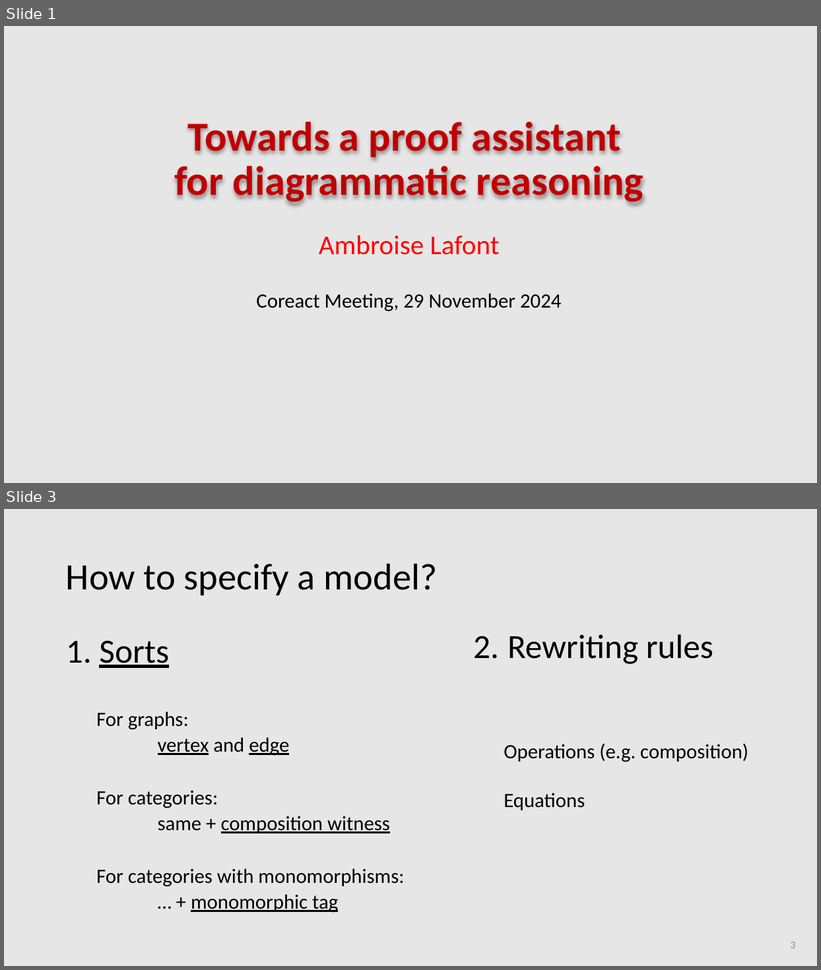
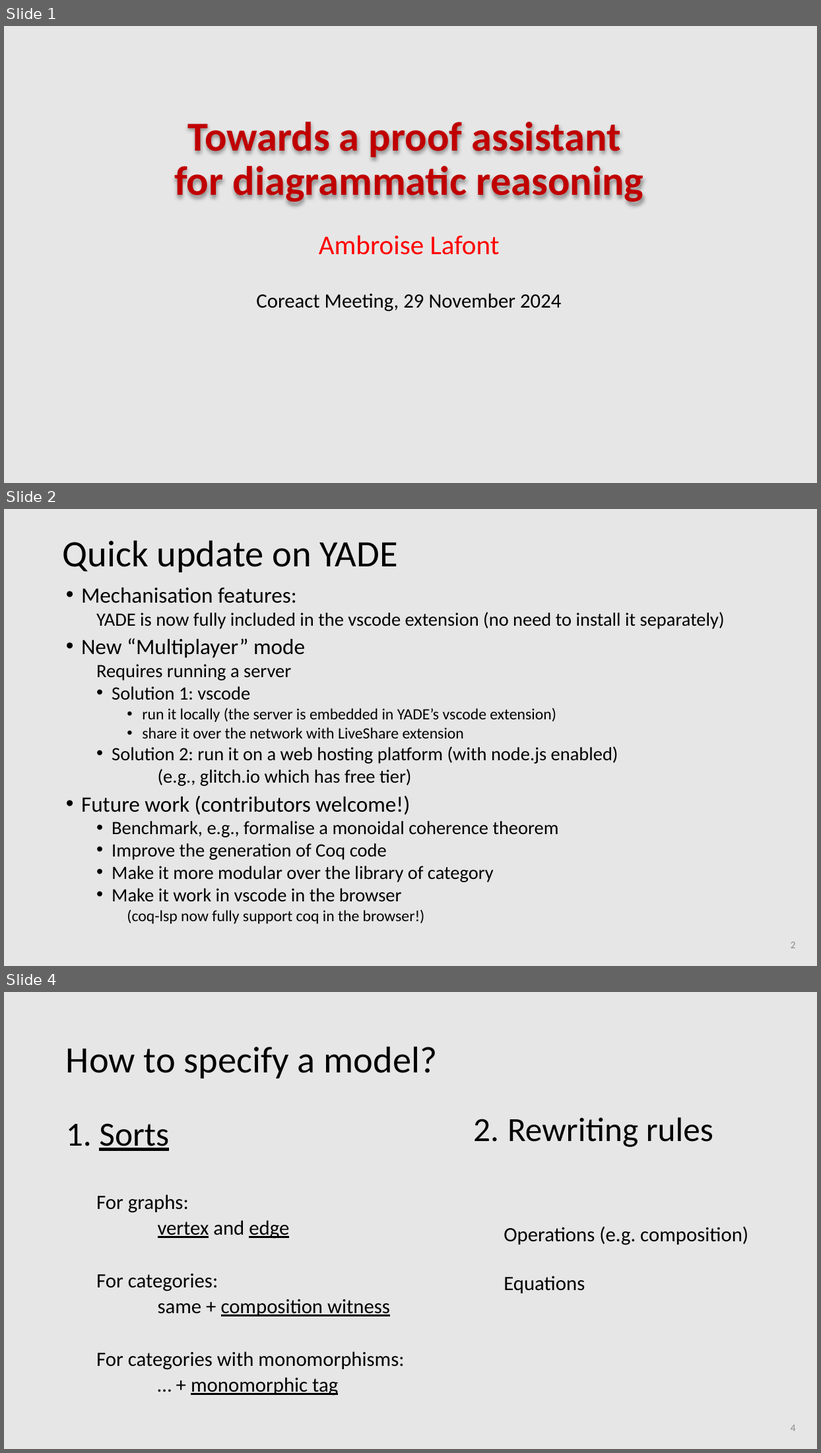
Before and after one commit to amblafont/slides, a slide deck: diagrammatic-reasoning/2024-november-coreact.pptx. Shown one above the other, each under a label of ours: slides 1 and 3 before the commit, slides 1, 2 and 4 after it; the slides between them are not shown. The pictures are 821x970 and 821x1453 pixels, drawn with LibreOffice and Linux fonts; fonts in the diff are those of the drawing. Boxes give left, top, right and bottom in pixels: in the first picture for what was removed or moved away, otherwise in the second. Text is boxed around its words. In the diff, an @@ line names an element or a change of style, - is before the commit and + after.

```diff
--- a/diagrammatic-reasoning/2024-november-coreact.pptx
+++ b/diagrammatic-reasoning/2024-november-coreact.pptx
@@ slide 2 added at [4, 509, 817, 966], background #E7E6E6 @@
@@ title added at [63, 540, 397, 572], 44 pt, text #000000 @@
+Quick update on YADE
@@ text added at [81, 588, 725, 924], 22.2 pt, text #000000 @@
+• Mechanisation features:
+  YADE is now fully included in the vscode extension (no need to install it separately)
+• New “Multiplayer” mode
+  Requires running a server
+  • Solution 1: vscode
+    • run it locally (the server is embedded in YADE’s vscode extension)
+    • share it over the network with LiveShare extension
+  • Solution 2: run it on a web hosting platform (with node.js enabled)
+  (e.g., glitch.io which has free tier)
+• Future work (contributors welcome!)
+  • Benchmark, e.g., formalise a monoidal coherence theorem
+  • Improve the generation of Coq code
+  • Make it more modular over the library of category
+  • Make it work in vscode in the browser
+    (coq-lsp now fully support coq in the browser!)
@@ page number added at [791, 942, 796, 949], 12 pt, text #8C8C8C @@
+2
@@ what was slide 3 is now slide 4 @@
@@ page number at [791, 1425, 796, 1432]: text changed @@
-3
+4
```
Also in this commit, not shown: 1 slide changed.
